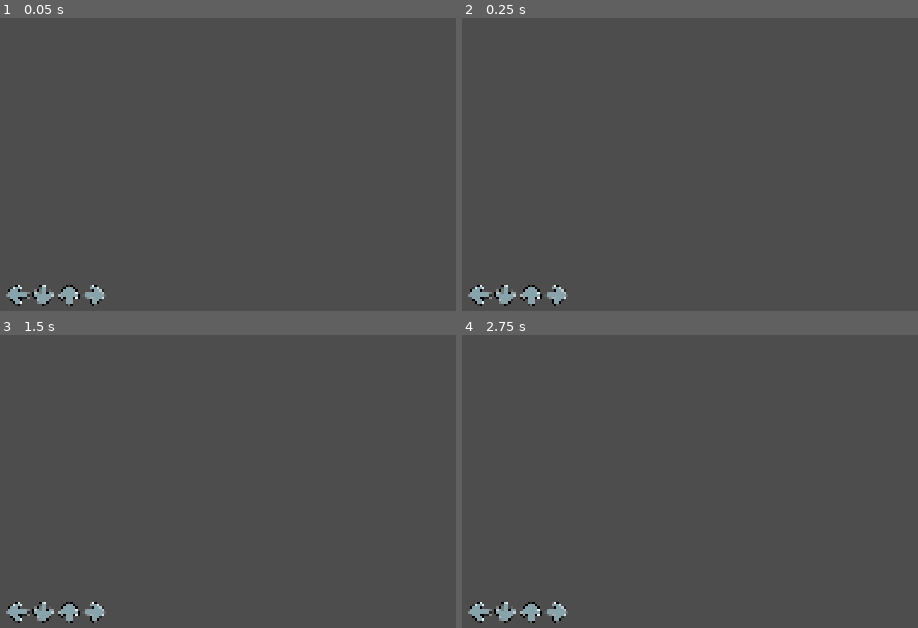
Above: before the commit, frames 1-4 (two rows, left to right).
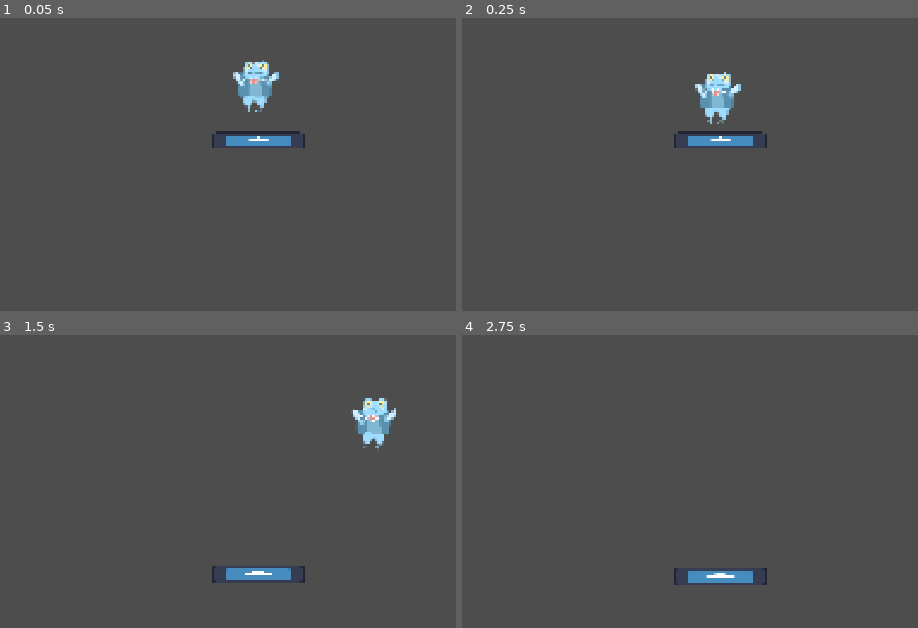
Above: after the commit, the same moments.

Repository: Sklebi/Bounce-battles
Game: Godot game, scene res://Scenes/main_game.tscn
Same seed, same stepped clock (60 frames per second), same inputs: the game is played once before the commit and once after it. Before the commit the project starts from res://Scenes/game_level.tscn. The engine's default icon, where the game draws it, is replaced by a stand-in: a white triangle on a blue panel in a dark square.
Inputs:
- Up to frame 1 (0.05 s): no input
- Up to frame 2 (0.25 s): no input
- Up to frame 3 (1.5 s): tap Enter (ui_accept) at 0.5, 0.6, 0.77, 1.07, 1.35 s; hold Right (ui_right) from 0.53 s (still down)
- Up to frame 4 (2.75 s): tap Enter (ui_accept) at 1.52, 1.82, 2.1 s; release Right (ui_right) at 2.03 s; hold Left (ui_left) from 2.03 s (still down)

The runs differ from the first frame. In frame 1, 2.6% of the frame differs, in the area x 1-67%, y 14-99%; in frame 2, 2.6%; in frame 3, 2.5%; in frame 4, 1.5%.

Commit message:
did things

Diff:
--- a/Split-Bounce/Scenes/main_game.tscn
+++ b/Split-Bounce/Scenes/main_game.tscn
@@ -1,4 +1,6 @@
 [gd_scene format=3 uid="uid://bqvn8x8bbrubo"]
+
+[ext_resource type="PackedScene" uid="uid://b1sagcdkumkwx" path="res://Scenes/platformer.tscn" id="1_l756w"]
 
 [node name="MainGame" type="Control" unique_id=1144787829]
 layout_mode = 3
@@ -35,3 +37,6 @@
 handle_input_locally = false
 size = Vector2i(958, 1080)
 render_target_update_mode = 4
+
+[node name="Platformer" parent="HBoxContainer/ConnorGame/SubViewport" unique_id=69007234 instance=ExtResource("1_l756w")]
+position = Vector2(468, 910)
--- /dev/null
+++ b/Split-Bounce/Scenes/platform.tscn
@@ -0,0 +1,18 @@
+[gd_scene format=3 uid="uid://bwpli0e848aae"]
+
+[ext_resource type="Texture2D" uid="uid://cbq0bbq7cpmrw" path="res://Sprites/icon.svg" id="1_1rc8e"]
+
+[sub_resource type="RectangleShape2D" id="RectangleShape2D_ruymk"]
+size = Vector2(224, 24)
+
+[node name="Platform" type="StaticBody2D" unique_id=185753018]
+
+[node name="Sprite2D" type="Sprite2D" parent="." unique_id=809079081]
+position = Vector2(1, 18.000008)
+scale = Vector2(1.7499999, 0.3203125)
+texture = ExtResource("1_1rc8e")
+
+[node name="CollisionShape2D" type="CollisionShape2D" parent="." unique_id=218877693]
+position = Vector2(1, 10)
+shape = SubResource("RectangleShape2D_ruymk")
+one_way_collision = true
--- a/Split-Bounce/Scenes/platformer.tscn
+++ b/Split-Bounce/Scenes/platformer.tscn
@@ -1,23 +1,34 @@
 [gd_scene format=3 uid="uid://b1sagcdkumkwx"]
 
 [ext_resource type="PackedScene" uid="uid://1l42kltl5etb" path="res://Scenes/platformer_player.tscn" id="1_41awe"]
-[ext_resource type="Texture2D" uid="uid://cbq0bbq7cpmrw" path="res://Sprites/icon.svg" id="2_k0oe1"]
+[ext_resource type="Script" uid="uid://nliynao0w6xc" path="res://Scripts/camera_2d.gd" id="2_6hv7n"]
+[ext_resource type="PackedScene" uid="uid://bwpli0e848aae" path="res://Scenes/platform.tscn" id="2_k0oe1"]
+
+[sub_resource type="WorldBoundaryShape2D" id="WorldBoundaryShape2D_67uft"]
 
 [node name="Platformer" type="Node2D" unique_id=69007234]
 
 [node name="PlatformerPlayer" parent="." unique_id=943425147 instance=ExtResource("1_41awe")]
+position = Vector2(0, 1)
+
+[node name="Camera2D" type="Camera2D" parent="." unique_id=1825364379]
 position = Vector2(1, -1)
+position_smoothing_enabled = true
+script = ExtResource("2_6hv7n")
 
-[node name="Camera2D" type="Camera2D" parent="PlatformerPlayer" unique_id=1825364379]
-zoom = Vector2(5, 5)
+[node name="Platform" parent="." unique_id=185753018 instance=ExtResource("2_k0oe1")]
+position = Vector2(5, 113)
 
-[node name="ParallaxBackground" type="ParallaxBackground" parent="." unique_id=1256831137]
+[node name="StaticBody2D" type="StaticBody2D" parent="." unique_id=2082224316]
+position = Vector2(-450, -8)
 
-[node name="ParallaxLayer" type="ParallaxLayer" parent="ParallaxBackground" unique_id=2108836987]
+[node name="CollisionShape2D" type="CollisionShape2D" parent="StaticBody2D" unique_id=1639508341]
+rotation = 1.5707964
+shape = SubResource("WorldBoundaryShape2D_67uft")
 
-[node name="TextureRect" type="TextureRect" parent="ParallaxBackground/ParallaxLayer" unique_id=1901304104]
-offset_left = -62.0
-offset_top = -59.0
-offset_right = 66.0
-offset_bottom = 69.0
-texture = ExtResource("2_k0oe1")
+[node name="StaticBody2D2" type="StaticBody2D" parent="." unique_id=102600982]
+position = Vector2(450, -8)
+
+[node name="CollisionShape2D" type="CollisionShape2D" parent="StaticBody2D2" unique_id=281712096]
+rotation = -1.5707964
+shape = SubResource("WorldBoundaryShape2D_67uft")
--- a/Split-Bounce/Scenes/platformer_player.tscn
+++ b/Split-Bounce/Scenes/platformer_player.tscn
@@ -1,6 +1,6 @@
 [gd_scene format=3 uid="uid://1l42kltl5etb"]
 
-[ext_resource type="Script" uid="uid://bnptkn65tux3y" path="res://platformer_player.gd" id="1_ng8nl"]
+[ext_resource type="Script" uid="uid://bnptkn65tux3y" path="res://Scripts/platformer_player.gd" id="1_ng8nl"]
 [ext_resource type="Texture2D" uid="uid://qfyhmkxl8h3" path="res://Sprites/New Piskel-1.png (1).png" id="1_t0id2"]
 
 [sub_resource type="AtlasTexture" id="AtlasTexture_ng8nl"]
@@ -27,8 +27,10 @@
 
 [node name="AnimatedSprite2D" type="AnimatedSprite2D" parent="." unique_id=800225408]
 position = Vector2(1, -1)
+scale = Vector2(2, 2)
 sprite_frames = SubResource("SpriteFrames_elqqe")
 
 [node name="CollisionShape2D" type="CollisionShape2D" parent="." unique_id=1694524431]
 position = Vector2(-2, -1)
+scale = Vector2(2, 2)
 shape = SubResource("CapsuleShape2D_elqqe")
--- /dev/null
+++ b/Split-Bounce/Scripts/camera_2d.gd
@@ -0,0 +1,11 @@
+extends Camera2D
+
+@onready var platformer_player: CharacterBody2D = $"../PlatformerPlayer"
+
+func _process(_delta: float) -> void:
+	if platformer_player:
+		var player_y: float = platformer_player.global_position.y
+
+		# In 2D, a smaller Y value means higher up on the screen
+		if player_y < global_position.y:
+			global_position.y = player_y
--- a/Split-Bounce/platformer_player.gd
+++ b/Split-Bounce/Scripts/platformer_player.gd
@@ -2,7 +2,7 @@
 
 
 const SPEED = 300.0
-const JUMP_VELOCITY = -400.0
+const JUMP_VELOCITY = -800.0
 
 
 func _physics_process(delta: float) -> void:
@@ -11,7 +11,7 @@
 		velocity += get_gravity() * delta
 
 	# Handle jump.
-	if Input.is_action_just_pressed("ui_accept") and is_on_floor():
+	if true and is_on_floor():
 		velocity.y = JUMP_VELOCITY
 
 	# Get the input direction and handle the movement/deceleration.
--- /dev/null
+++ b/Split-Bounce/platformer_platform.tscn
@@ -0,0 +1,20 @@
+[gd_scene format=3 uid="uid://b7emxwfbx0r64"]
+
+[ext_resource type="Texture2D" uid="uid://cbq0bbq7cpmrw" path="res://Sprites/icon.svg" id="1_4lttw"]
+
+[sub_resource type="RectangleShape2D" id="RectangleShape2D_ruymk"]
+size = Vector2(128, 20)
+
+[node name="PlatformerPlatform" type="Area2D" unique_id=1763588583]
+collision_layer = 0
+collision_mask = 0
+
+[node name="Sprite2D" type="Sprite2D" parent="." unique_id=1613982587]
+position = Vector2(78, 15.000001)
+scale = Vector2(1, 0.20703125)
+texture = ExtResource("1_4lttw")
+
+[node name="CollisionShape2D" type="CollisionShape2D" parent="." unique_id=858017135]
+position = Vector2(78, 12)
+shape = SubResource("RectangleShape2D_ruymk")
+one_way_collision = true
--- a/Split-Bounce/project.godot
+++ b/Split-Bounce/project.godot
@@ -11,7 +11,7 @@
 [application]
 
 config/name="Haven GAMEEEE"
-run/main_scene="uid://bnp4lq8ke4l20"
+run/main_scene="uid://bqvn8x8bbrubo"
 config/features=PackedStringArray("4.7", "Forward Plus")
 config/icon="res://Sprites/icon.svg"
 <<<<<<<HEADrun/main_scene="uid://b1sagcdkumkwx"
Not shown, added: Split-Bounce/Scripts/camera_2d.gd.uid
Renamed: Split-Bounce/platformer_player.gd.uid -> Split-Bounce/Scripts/platformer_player.gd.uid
